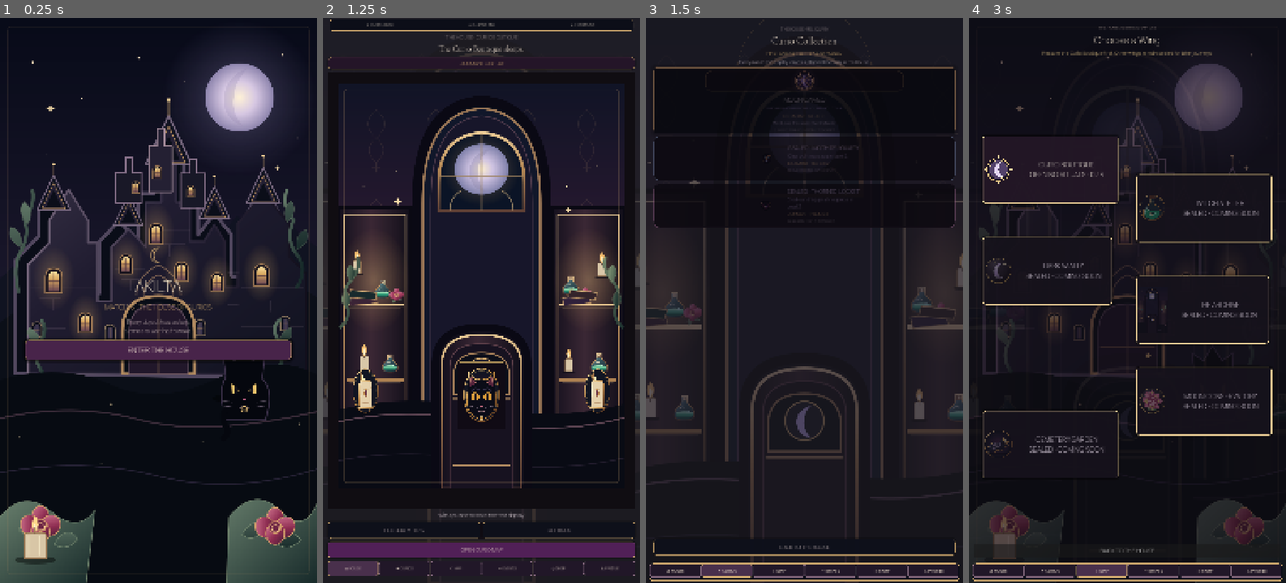
Above: before the commit, frames 1-4 (left to right).
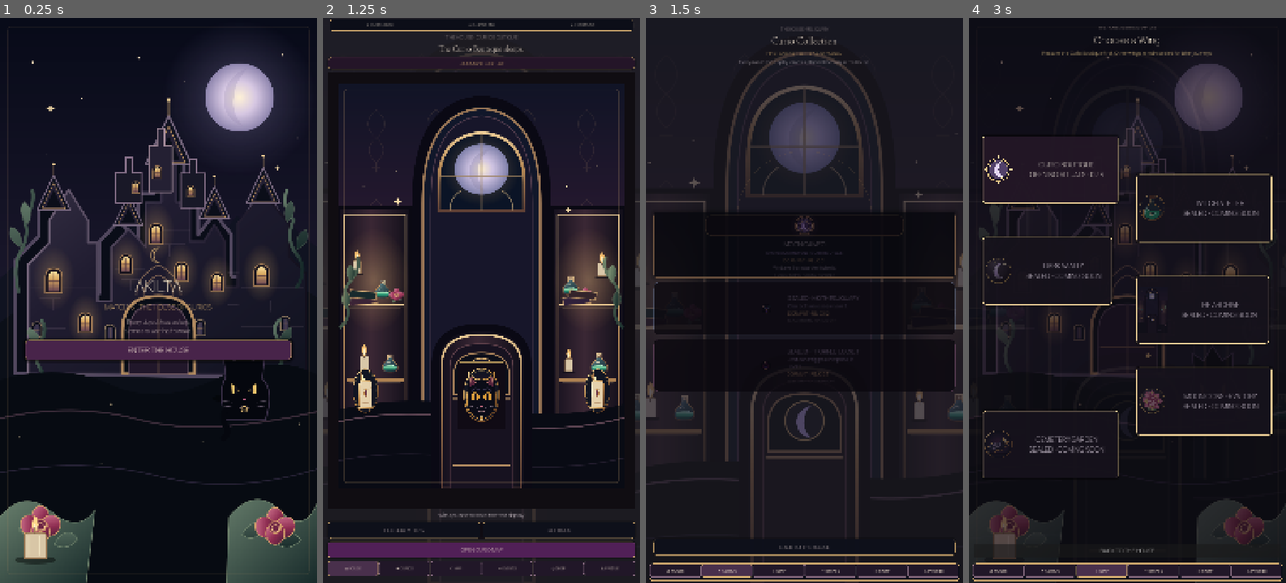
Above: after the commit, the same moments.

Repository: Jay-prodesign/akilta-match3
Game: Godot game, scene res://src/app/app_bootstrap.tscn
Same seed, same stepped clock (60 frames per second), same inputs: the game is played once before the commit and once after it.
Inputs:
- Up to frame 1 (0.25 s): no input
- Up to frame 2 (1.25 s): click "ENTER THE HOUSE" at 0.5 s
- Up to frame 3 (1.5 s): click "RELIQUARY · 0 / 3" at 1.25 s
- Up to frame 4 (3 s): click "⌂ HOUSE" at 2 s; click "OPEN CURIO MAP" at 2.75 s

Frames 1-2 are identical in both runs. In frame 3, 10% of the frame differs, in the area x 2-98%, y 8-67%; in frame 4, nothing differs.

Commit message:
polish: fill Reliquary with balanced three-Curio composition

Diff:
--- a/src/ui/collection/curio_collection.tscn
+++ b/src/ui/collection/curio_collection.tscn
@@ -88,11 +88,11 @@
 [node name="Cards" type="VBoxContainer" parent="Layout"]
 layout_mode = 2
 size_flags_vertical = 3
-theme_override_constants/separation = 10
-alignment = 0
+theme_override_constants/separation = 14
+alignment = 1
 
 [node name="MoonCard" type="PanelContainer" parent="Layout/Cards"]
-custom_minimum_size = Vector2(0, 210)
+custom_minimum_size = Vector2(0, 220)
 layout_mode = 2
 theme_override_styles/panel = SubResource("Card")
 
@@ -146,7 +146,7 @@
 horizontal_alignment = 1
 
 [node name="Slot2" type="PanelContainer" parent="Layout/Cards"]
-custom_minimum_size = Vector2(0, 150)
+custom_minimum_size = Vector2(0, 180)
 layout_mode = 2
 theme_override_styles/panel = SubResource("Sealed")
 
@@ -195,7 +195,7 @@
 text = "SEALED BEHIND · WAX DISPLAY"
 
 [node name="Slot3" type="PanelContainer" parent="Layout/Cards"]
-custom_minimum_size = Vector2(0, 150)
+custom_minimum_size = Vector2(0, 180)
 layout_mode = 2
 theme_override_styles/panel = SubResource("Sealed")
 
--- a/tests/visual/capture_three_level_progression.gd
+++ b/tests/visual/capture_three_level_progression.gd
@@ -50,8 +50,8 @@
 	var locket_card: PanelContainer = collection.get_node_or_null("Layout/Cards/Slot3") as PanelContainer
 	var moth_state: Label = collection.get_node_or_null("Layout/Cards/Slot2/Content/Copy/State") as Label
 	var locket_state: Label = collection.get_node_or_null("Layout/Cards/Slot3/Content/Copy/State") as Label
-	if moth_card == null or locket_card == null or moth_card.custom_minimum_size.y < 140.0 or locket_card.custom_minimum_size.y < 140.0:
-		return _fail(app, "final Reliquary must give Levels 2 and 3 meaningful visual reward cards")
+	if moth_card == null or locket_card == null or moth_card.custom_minimum_size.y < 170.0 or locket_card.custom_minimum_size.y < 170.0:
+		return _fail(app, "final Reliquary must give Levels 2 and 3 full-size visual reward cards")
 	if moth_state == null or moth_state.text != "AWAKENED · RELIC 02":
 		return _fail(app, "final Reliquary must show Moth Reliquary as awakened")
 	if locket_state == null or locket_state.text != "AWAKENED · RELIC 03":
Not shown, changed: .github/workflows/p0-visual.yml
